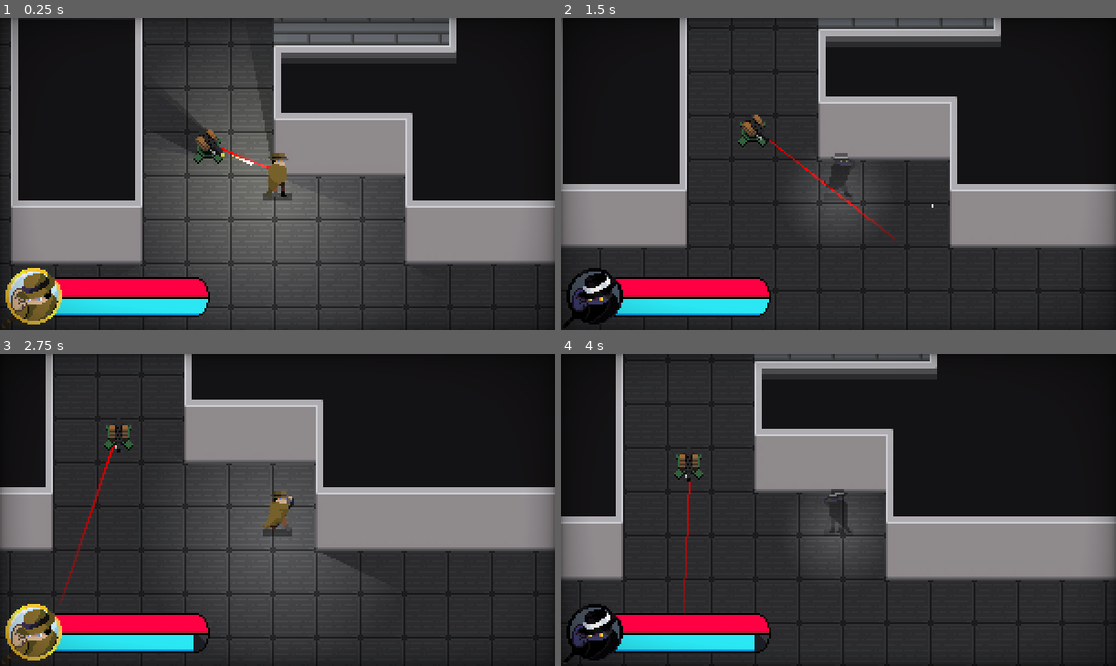
Above: before the commit, frames 1-4 (two rows, left to right).
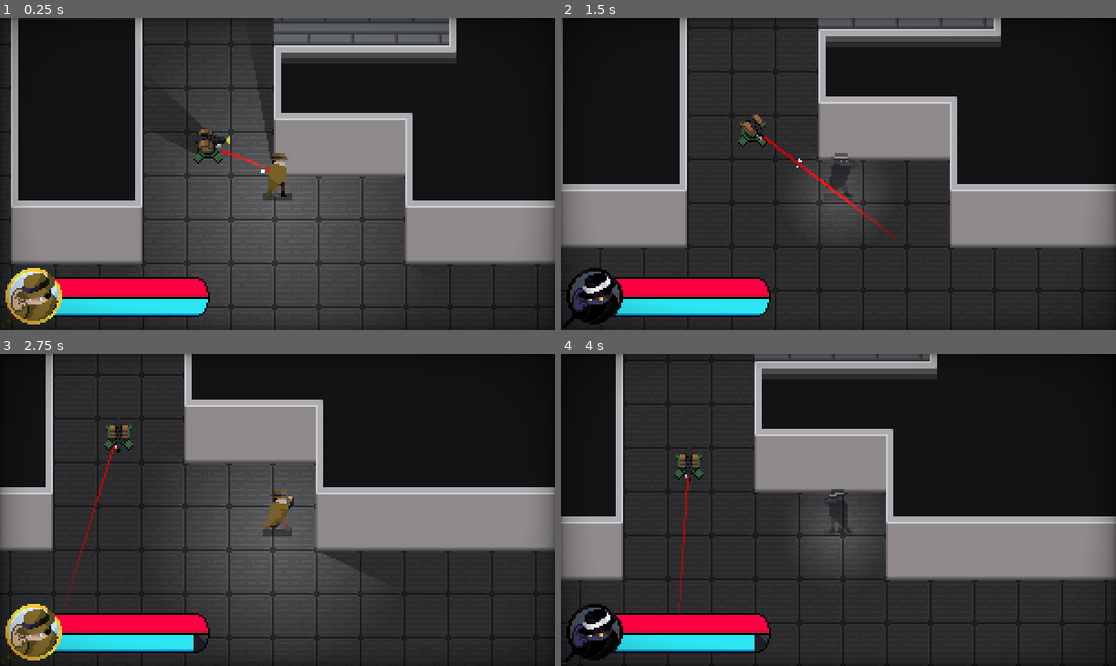
Above: after the commit, the same moments.

Repository: Cabidge/SGD1
Game: Godot game, scene res://assets/Main.tscn
The game is run twice, just before and just after one commit, with the same random seed, the same clock (stepped at 60 frames per second) and the same inputs. The engine's default icon, where the game draws it, is replaced by a stand-in: a white triangle on a blue panel in a dark square.
Inputs (mouse positions are in pixels of both pictures, inside the frame that each line leads up to):
- Up to frame 1 (0.25 s): no input
- Up to frame 2 (1.5 s): move the mouse to (960, 158) at 0.52 s; hold D (move_right) 0.53-1.28 s; hold Right mouse button (stealth) 0.53-1.28 s; move the mouse to (727, 189) at 1.27 s; hold S (move_down) from 1.28 s (still down); click (727, 189) at 1.35 s
- Up to frame 3 (2.75 s): right-click (166, 525) at 1.55 s; move the mouse to (333, 441) at 2.02 s; release S (move_down) at 2.03 s; hold D (move_right) from 2.03 s (still down); hold Right mouse button (stealth) from 2.03 s (still down)
- Up to frame 4 (4 s): move the mouse to (810, 572) at 2.77 s; release D (move_right) at 2.78 s; release Right mouse button (stealth) at 2.78 s; hold W (move_up) 2.78-3.53 s; right-click (810, 572) at 2.85 s; move the mouse to (1005, 556) at 3.52 s; press the mouse at (1005, 556) at 3.53 s; hold A (move_left) from 3.53 s (still down); right-click (1005, 556) at 3.8 s

The runs differ from the first frame. In frame 1, 0.7% of the frame differs, in the area x 35-50%, y 35-57%; in frame 2, 0.1%; in frame 3, 0.3%; in frame 4, 0.3%.

Commit message:
Updated bullet-wall interaction

Diff:
--- a/assets/Main.tscn
+++ b/assets/Main.tscn
@@ -16,6 +16,7 @@
 [ext_resource path="res://assets/turret/Turret.tscn" type="PackedScene" id=14]
 [ext_resource path="res://assets/projectiles/bullet/BulletSpark.tscn" type="PackedScene" id=15]
 [ext_resource path="res://assets/tiles/grey.png" type="Texture" id=16]
+[ext_resource path="res://assets/Walls.gd" type="Script" id=17]
 
 [sub_resource type="TileSet" id=1]
 0/name = "Floor.png 0"
@@ -302,11 +303,14 @@
 light_mask = 0
 tile_set = SubResource( 34 )
 cell_size = Vector2( 24, 24 )
-cell_tile_origin = 2
+cell_tile_origin = 1
 cell_y_sort = true
+collision_layer = 12
+collision_mask = 0
 occluder_light_mask = -2147483647
 format = 1
 tile_data = PoolIntArray( -196587, 0, 0, -196586, 0, 1, -196585, 0, 1, -196584, 0, 1, -196583, 0, 1, -196582, 0, 1, -19 …(2569 unchanged characters)…
+script = ExtResource( 17 )
 
 [node name="Player" parent="YSort" instance=ExtResource( 1 )]
 position = Vector2( 506, 275 )
--- /dev/null
+++ b/assets/ProjectileBlock.tscn
@@ -0,0 +1,12 @@
+[gd_scene load_steps=2 format=2]
+
+[sub_resource type="RectangleShape2D" id=1]
+extents = Vector2( 12, 10 )
+
+[node name="ProjectileBlock" type="StaticBody2D"]
+collision_layer = 18
+collision_mask = 0
+
+[node name="CollisionShape2D" type="CollisionShape2D" parent="."]
+position = Vector2( 0, 1 )
+shape = SubResource( 1 )
--- /dev/null
+++ b/assets/Walls.gd
@@ -0,0 +1,10 @@
+extends TileMap
+
+var block_scene = load("res://assets/ProjectileBlock.tscn")
+
+func _ready():
+	for cell in get_used_cells():
+		var pos = map_to_world(cell) + Vector2.RIGHT * 12
+		var block = block_scene.instance()
+		block.position = pos
+		add_child(block)
--- a/assets/player/Player.tscn
+++ b/assets/player/Player.tscn
@@ -65,7 +65,7 @@
 }
 
 [sub_resource type="RectangleShape2D" id=2]
-extents = Vector2( 9, 4 )
+extents = Vector2( 9, 5 )
 
 [sub_resource type="AtlasTexture" id=3]
 atlas = ExtResource( 9 )
@@ -181,91 +181,91 @@
 
 [sub_resource type="AtlasTexture" id=31]
 atlas = ExtResource( 7 )
+region = Rect2( 0, 0, 24, 24 )
+
+[sub_resource type="AtlasTexture" id=32]
+atlas = ExtResource( 7 )
 region = Rect2( 24, 0, 24, 24 )
 
-[sub_resource type="AtlasTexture" id=32]
+[sub_resource type="AtlasTexture" id=33]
 atlas = ExtResource( 7 )
 region = Rect2( 48, 0, 24, 24 )
 
-[sub_resource type="AtlasTexture" id=33]
+[sub_resource type="AtlasTexture" id=34]
 atlas = ExtResource( 7 )
 region = Rect2( 72, 0, 24, 24 )
 
-[sub_resource type="AtlasTexture" id=34]
+[sub_resource type="AtlasTexture" id=35]
 atlas = ExtResource( 7 )
 region = Rect2( 0, 24, 24, 24 )
 
-[sub_resource type="AtlasTexture" id=35]
+[sub_resource type="AtlasTexture" id=36]
 atlas = ExtResource( 7 )
 region = Rect2( 24, 24, 24, 24 )
 
-[sub_resource type="AtlasTexture" id=36]
+[sub_resource type="AtlasTexture" id=37]
 atlas = ExtResource( 7 )
 region = Rect2( 48, 24, 24, 24 )
 
-[sub_resource type="AtlasTexture" id=37]
+[sub_resource type="AtlasTexture" id=38]
 atlas = ExtResource( 7 )
 region = Rect2( 72, 24, 24, 24 )
 
-[sub_resource type="AtlasTexture" id=38]
+[sub_resource type="AtlasTexture" id=39]
 atlas = ExtResource( 7 )
 region = Rect2( 0, 48, 24, 24 )
 
-[sub_resource type="AtlasTexture" id=39]
+[sub_resource type="AtlasTexture" id=40]
 atlas = ExtResource( 7 )
 region = Rect2( 24, 48, 24, 24 )
 
-[sub_resource type="AtlasTexture" id=40]
+[sub_resource type="AtlasTexture" id=41]
 atlas = ExtResource( 7 )
 region = Rect2( 48, 48, 24, 24 )
 
-[sub_resource type="AtlasTexture" id=41]
-atlas = ExtResource( 7 )
-region = Rect2( 0, 0, 24, 24 )
-
 [sub_resource type="AtlasTexture" id=42]
 atlas = ExtResource( 6 )
+region = Rect2( 72, 120, 24, 24 )
+
+[sub_resource type="AtlasTexture" id=43]
+atlas = ExtResource( 6 )
+region = Rect2( 96, 120, 24, 24 )
+
+[sub_resource type="AtlasTexture" id=44]
+atlas = ExtResource( 6 )
+region = Rect2( 120, 120, 24, 24 )
+
+[sub_resource type="AtlasTexture" id=45]
+atlas = ExtResource( 6 )
+region = Rect2( 144, 120, 24, 24 )
+
+[sub_resource type="AtlasTexture" id=46]
+atlas = ExtResource( 6 )
+region = Rect2( 0, 144, 24, 24 )
+
+[sub_resource type="AtlasTexture" id=47]
+atlas = ExtResource( 6 )
+region = Rect2( 24, 144, 24, 24 )
+
+[sub_resource type="AtlasTexture" id=48]
+atlas = ExtResource( 6 )
+region = Rect2( 48, 144, 24, 24 )
+
+[sub_resource type="AtlasTexture" id=49]
+atlas = ExtResource( 6 )
 region = Rect2( 120, 48, 24, 24 )
 
-[sub_resource type="AtlasTexture" id=43]
+[sub_resource type="AtlasTexture" id=50]
 atlas = ExtResource( 6 )
 region = Rect2( 144, 48, 24, 24 )
 
-[sub_resource type="AtlasTexture" id=44]
+[sub_resource type="AtlasTexture" id=51]
 atlas = ExtResource( 6 )
 region = Rect2( 0, 72, 24, 24 )
 
-[sub_resource type="AtlasTexture" id=45]
+[sub_resource type="AtlasTexture" id=52]
 atlas = ExtResource( 6 )
 region = Rect2( 24, 72, 24, 24 )
-
-[sub_resource type="AtlasTexture" id=46]
-atlas = ExtResource( 6 )
-region = Rect2( 72, 120, 24, 24 )
-
-[sub_resource type="AtlasTexture" id=47]
-atlas = ExtResource( 6 )
-region = Rect2( 96, 120, 24, 24 )
-
-[sub_resource type="AtlasTexture" id=48]
-atlas = ExtResource( 6 )
-region = Rect2( 120, 120, 24, 24 )
-
-[sub_resource type="AtlasTexture" id=49]
-atlas = ExtResource( 6 )
-region = Rect2( 144, 120, 24, 24 )
-
-[sub_resource type="AtlasTexture" id=50]
-atlas = ExtResource( 6 )
-region = Rect2( 0, 144, 24, 24 )
-
-[sub_resource type="AtlasTexture" id=51]
-atlas = ExtResource( 6 )
-region = Rect2( 24, 144, 24, 24 )
-
-[sub_resource type="AtlasTexture" id=52]
-atlas = ExtResource( 6 )
-region = Rect2( 48, 144, 24, 24 )
 
 [sub_resource type="SpriteFrames" id=53]
 animations = [ {
@@ -294,25 +294,25 @@
 "name": "walk",
 "speed": 15.0
 }, {
-"frames": [ SubResource( 31 ), SubResource( 32 ), SubResource( 33 ), SubResource( 34 ), SubResource( 35 ), SubResource( 36 ), SubResource( 37 ), SubResource( 38 ), SubResource( 39 ), SubResource( 40 ) ],
+"frames": [ SubResource( 31 ) ],
+"loop": false,
+"name": "default_stealth",
+"speed": 5.0
+}, {
+"frames": [ SubResource( 32 ), SubResource( 33 ), SubResource( 34 ), SubResource( 35 ), SubResource( 36 ), SubResource( 37 ), SubResource( 38 ), SubResource( 39 ), SubResource( 40 ), SubResource( 41 ) ],
 "loop": true,
 "name": "walk_stealth",
 "speed": 15.0
 }, {
-"frames": [ SubResource( 41 ) ],
-"loop": false,
-"name": "default_stealth",
-"speed": 5.0
-}, {
-"frames": [ SubResource( 42 ), SubResource( 43 ), SubResource( 44 ), SubResource( 45 ) ],
+"frames": [ SubResource( 42 ), SubResource( 43 ), SubResource( 44 ), SubResource( 45 ), SubResource( 46 ), SubResource( 47 ), SubResource( 48 ) ],
+"loop": false,
+"name": "stab",
+"speed": 10.0
+}, {
+"frames": [ SubResource( 49 ), SubResource( 50 ), SubResource( 51 ), SubResource( 52 ) ],
 "loop": false,
 "name": "idle_start",
 "speed": 5.0
-}, {
-"frames": [ SubResource( 46 ), SubResource( 47 ), SubResource( 48 ), SubResource( 49 ), SubResource( 50 ), SubResource( 51 ), SubResource( 52 ) ],
-"loop": false,
-"name": "stab",
-"speed": 10.0
 } ]
 
 [sub_resource type="Curve" id=54]
@@ -411,7 +411,8 @@
 shadow_color = Color( 0, 0, 0, 1 )
 
 [node name="Body" type="StaticBody2D" parent="."]
-position = Vector2( 0, -10 )
+visible = false
+position = Vector2( 0, -11 )
 collision_layer = 34
 collision_mask = 0
 
--- a/assets/projectiles/bullet/Bullet.tscn
+++ b/assets/projectiles/bullet/Bullet.tscn
@@ -14,8 +14,9 @@
 
 [node name="Bullet" instance=ExtResource( 1 )]
 collision_layer = 0
+collision_mask = 2147483697
 script = ExtResource( 3 )
-speed = 800.0
+speed = 1200.0
 
 [node name="Trail" type="Node2D" parent="." index="1"]
 script = ExtResource( 2 )
--- a/assets/turret/Laser.gd
+++ b/assets/turret/Laser.gd
@@ -18,7 +18,7 @@
 	if raycast.is_colliding():
 		p = raycast.get_collision_point() - global_position
 		point.position = p
-	point.visible = raycast.is_colliding() #and (raycast.position - p).length() > 1
+	point.visible = raycast.is_colliding() and (raycast.position - p).length() > 1
 
 	set_point_position(1, p)
 
@@ -29,4 +29,6 @@
 	raycast.cast_to = vec * length
 	raycast.position = vec * 8
 
+	z_index = int(fposmod(angle,2 * PI) > PI) * 2 - 1
+
 	set_point_position(0, vec * 8)
--- a/assets/turret/Turret.gd
+++ b/assets/turret/Turret.gd
@@ -67,7 +67,7 @@
 
 
 func can_see(body : PhysicsBody2D):
-	los.cast_to = body.global_position - los.global_position
+	los.cast_to = body.global_position - global_position
 	los.force_raycast_update()
 	if los.is_colliding():
 		return los.get_collider() == body
--- a/assets/turret/Turret.tscn
+++ b/assets/turret/Turret.tscn
@@ -11,7 +11,7 @@
 colors = PoolColorArray( 1, 0, 0, 1, 1, 0, 0, 1, 1, 0, 0, 0.870588, 1, 0, 0, 0.243137 )
 
 [sub_resource type="CircleShape2D" id=2]
-radius = 7.0
+radius = 8.0
 
 [sub_resource type="OccluderPolygon2D" id=3]
 polygon = PoolVector2Array( -6, -4, -6, 3, -3, 5, 3, 5, 6, 3, 6, -4, 3, -6, -3, -6 )
@@ -34,7 +34,7 @@
 autostart = true
 
 [node name="Laser" type="Line2D" parent="."]
-position = Vector2( 0, -3 )
+position = Vector2( 0, -2 )
 z_index = -1
 width = 1.0
 default_color = Color( 1, 0, 0, 1 )
@@ -60,7 +60,7 @@
 script = ExtResource( 1 )
 
 [node name="StaticBody2D" type="StaticBody2D" parent="."]
-visible = false
+position = Vector2( 0, 1 )
 collision_layer = 4
 collision_mask = 0
 
@@ -86,6 +86,7 @@
 shape = SubResource( 5 )
 
 [node name="LineOfSight" type="RayCast2D" parent="."]
-collision_mask = 3
+position = Vector2( 0, -2 )
+collision_mask = 18
 [connection signal="timeout" from="StateMachine/FireRate" to="StateMachine" method="_on_Timer_timeout"]
 [connection signal="tween_all_completed" from="Tween" to="." method="_on_Tween_tween_all_completed"]
--- a/project.godot
+++ b/project.godot
@@ -103,6 +103,8 @@
 2d_physics/layer_1="Solid"
 2d_physics/layer_2="Opaque"
 2d_physics/layer_3="PlayerBarrier"
+2d_physics/layer_4="EnemyBarrier"
+2d_physics/layer_5="ProjectileBarrier"
 2d_physics/layer_6="Player"
 2d_physics/layer_7="Enemy"
 
Not shown: 1 places in assets/Main.tscn that only renumber resources
